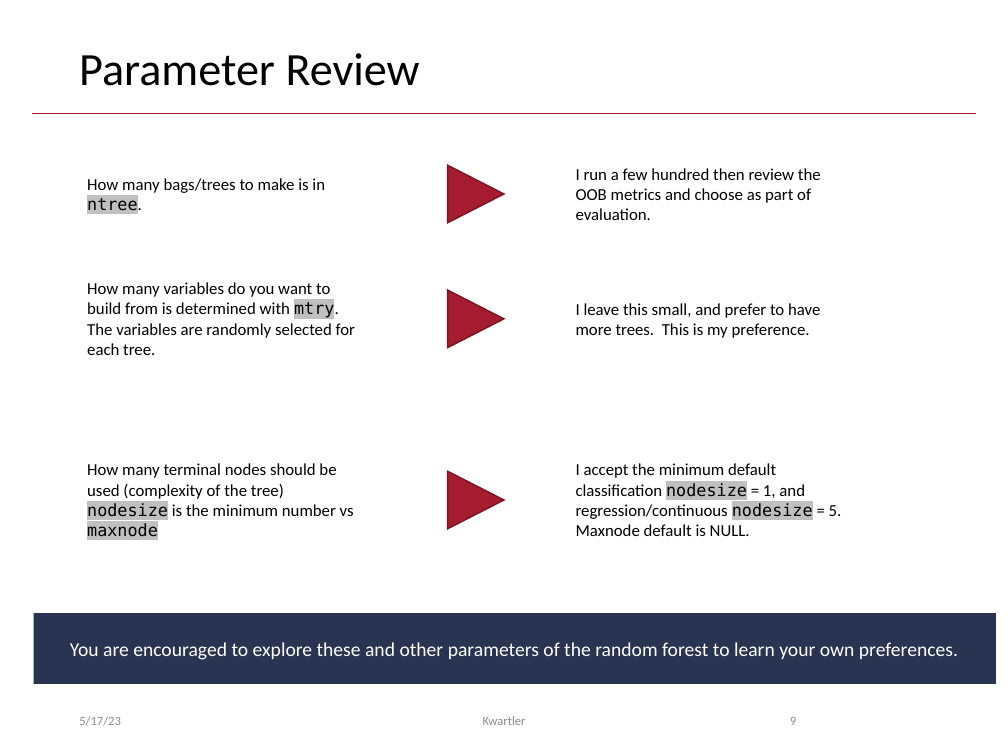
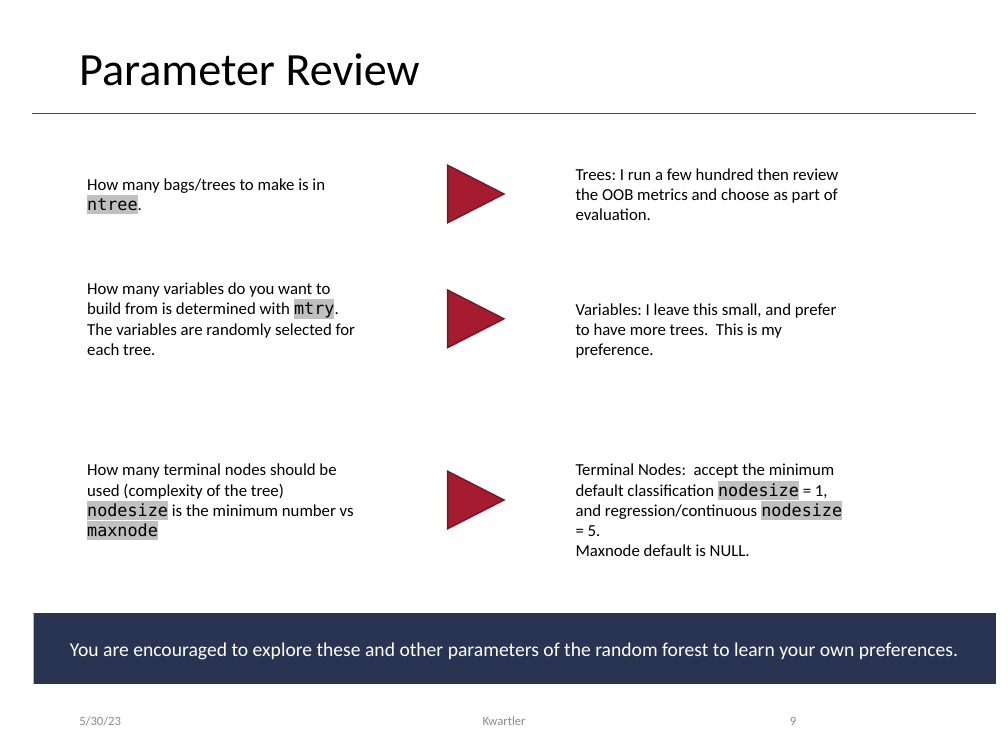
Before and after one commit to kwartler/Hult_Intro2R, a slide deck: slide 9 of lessons/E_DataPrep_Rpart_RF/C_RandomForests.pptx. Drawn at 1008x756 pixels with LibreOffice and Linux fonts; fonts in the diff are those of the drawing. Boxes give left, top, right and bottom in pixels: in the first picture for what was removed or moved away, otherwise in the second. Text is boxed around its words. In the diff, an @@ line names an element or a change of style, - is before the commit and + after.

```diff
--- a/lessons/E_DataPrep_Rpart_RF/C_RandomForests.pptx
+++ b/lessons/E_DataPrep_Rpart_RF/C_RandomForests.pptx
@@ text at (x1=576, y1=168, x2=839, y2=220): text changed @@
-I run a few hundred then review the OOB metrics and choose as part of evaluation.
+Trees: I run a few hundred then review the OOB metrics and choose as part of evaluation.
@@ text at (x1=576, y1=303, x2=837, y2=358): text changed @@
-I leave this small, and prefer to have more trees. This is my preference.
+Variables: I leave this small, and prefer to have more trees. This is my preference.
@@ text at (x1=576, y1=463, x2=842, y2=536): text changed @@
-I accept the minimum default classification nodesize = 1, and regression/continuous nodesize = 5.
+Terminal Nodes: accept the minimum default classification nodesize = 1, and regression/continuous nodesize = 5.
@@ text at (x1=79, y1=716, x2=121, y2=726): text changed @@
-5/17/23
+5/30/23
```
Also in this commit, not shown: 10 other slides changed, 2 other files.
